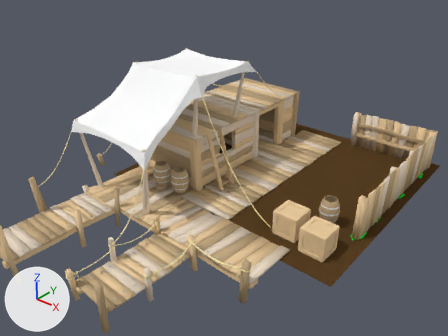
Two versions of the Blender file egore/office.blend, one commit apart.
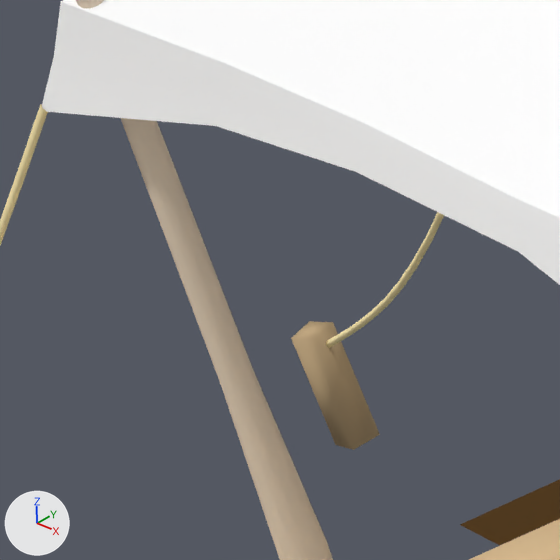
The first picture shows the older version from the file's camera 'Camera'. The close-ups show both versions on the part from 15% to 28% of the width and 36% to 53% of the height of that picture; other places that the commit changed are outside them. The axes (+X, +Y, +Z) are drawn at lower left. The lights are the same throughout.
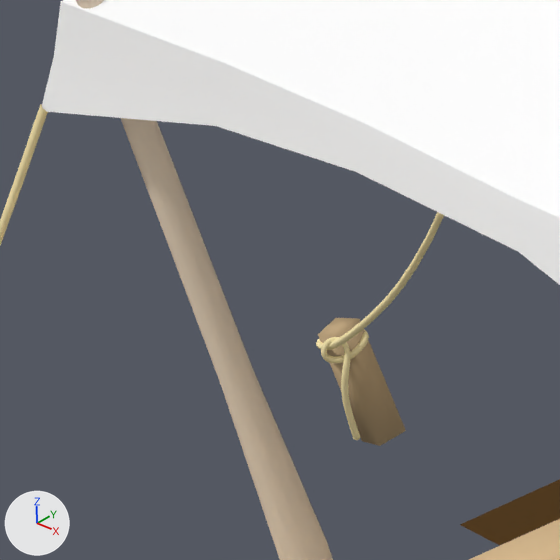
Boxes (x1, y1, x2, y2) around the edits, measured in the close-ups (560 x 560 px):
'Cube.154', moved
    before: (291, 321, 380, 450)
    after: (318, 318, 406, 446)
'Plane.074', reshaped
    before: (326, 212, 444, 348)
    after: (316, 212, 444, 440)
part 1 of me_plane_076, built on
    before: (326, 311, 375, 348)
    after: (316, 312, 377, 440)

The change in detail:
me_plane_076 is used by ob_plane_074; location (-15.443, 8.041, 6.532).
me_plane_076 had 24 vertices, 20 faces and spanned x 2.86..6.94, y 1.14..1.7, z -7.1..-0.14.
me_plane_076 now has 84 vertices, 80 faces and spans x 2.66..6.94, y 1.03..1.7, z -7.79..-0.14.
Part 1, on me_plane_076:
4 vertices move from x 2.86..2.9, y 1.14..1.23, z -7.1..-7.02 to x 2.97..3.01, y 1.1..1.18, z -7.09..-7.01.
60 vertices are added at x 2.66..3.17, y 1.03..1.55, z -7.79..-6.92.
60 new faces join them.
Object 'Cube.154' (ob_cube_154) moves from (-12.674, 8.959, 0.031) to (-12.571, 9.132, 0.031).
